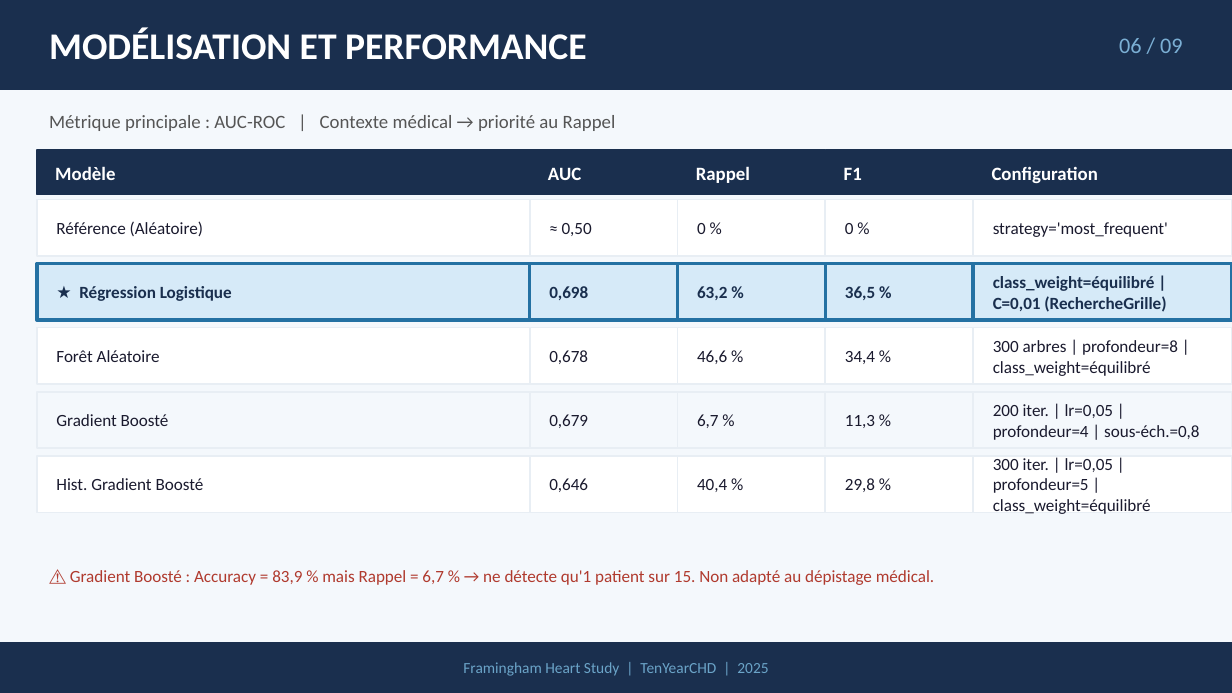
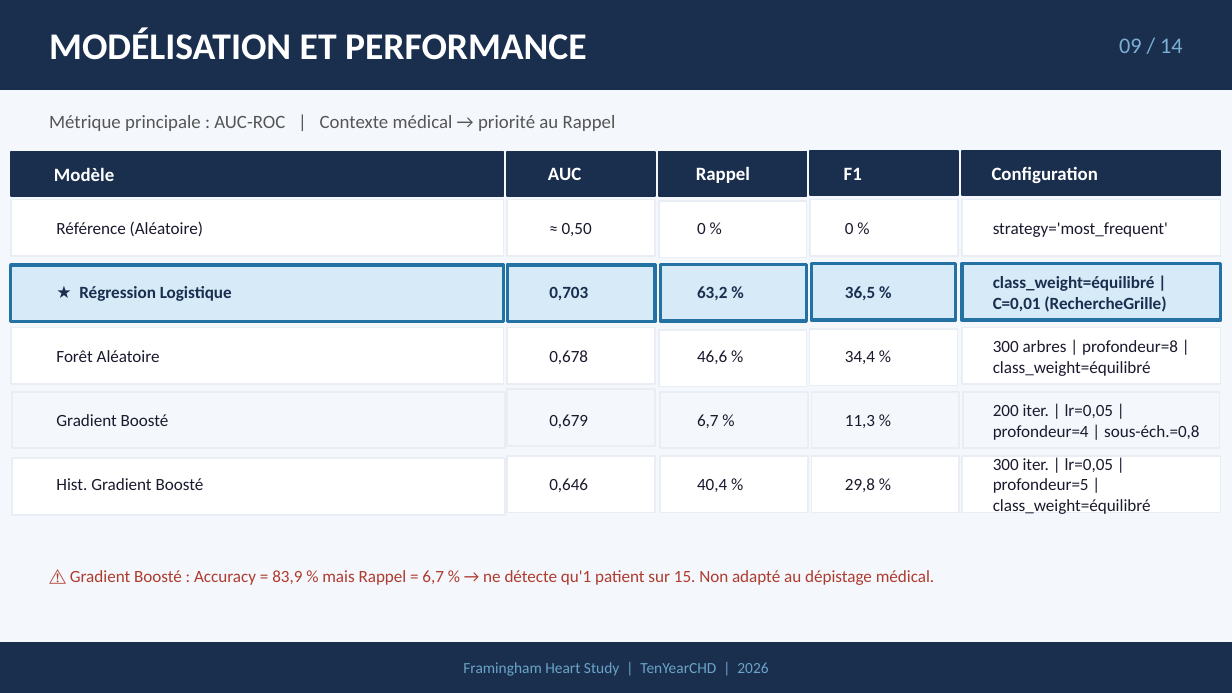
Before and after one commit to daril-dielh/Maladie-Coronarienne-10-ans, a slide deck: slide 9 of presentation/presentation.pptx. Drawn at 1232x693 pixels with LibreOffice and Linux fonts; fonts in the diff are those of the drawing. Boxes give left, top, right and bottom in pixels: in the first picture for what was removed or moved away, otherwise in the second. Text is boxed around its words. In the diff, an @@ line names an element or a change of style, - is before the commit and + after.

```diff
--- a/presentation/presentation.pptx
+++ b/presentation/presentation.pptx
@@ text at [1119, 38, 1183, 53]: text changed @@
-06 / 09
+09 / 14
@@ 5 rectangles: place and size @@
-5 rectangles at [973, 150, 1232, 513]
+5 rectangles at [962, 152, 1221, 513]
@@ 10 rectangles: place and size @@
-10 rectangles at [530, 150, 825, 513]
+10 rectangles at [508, 152, 808, 513]
@@ rectangle: place and size @@
-rectangle at [825, 264, 973, 320]
+rectangle at [812, 264, 956, 320]
@@ text at [549, 287, 588, 300]: text changed @@
-0,698
+0,703
@@ 4 rectangles: place and size @@
-4 rectangles at [825, 150, 973, 513]
+4 rectangles at [809, 152, 960, 513]
@@ 5 rectangles: place and size @@
-5 rectangles at [37, 150, 530, 513]
+5 rectangles at [11, 152, 505, 515]
@@ text at [463, 662, 768, 676]: text changed @@
-Framingham Heart Study | TenYearCHD | 2025
+Framingham Heart Study | TenYearCHD | 2026
```
Also in this commit, not shown: 13 other slides changed, 12 other files.
